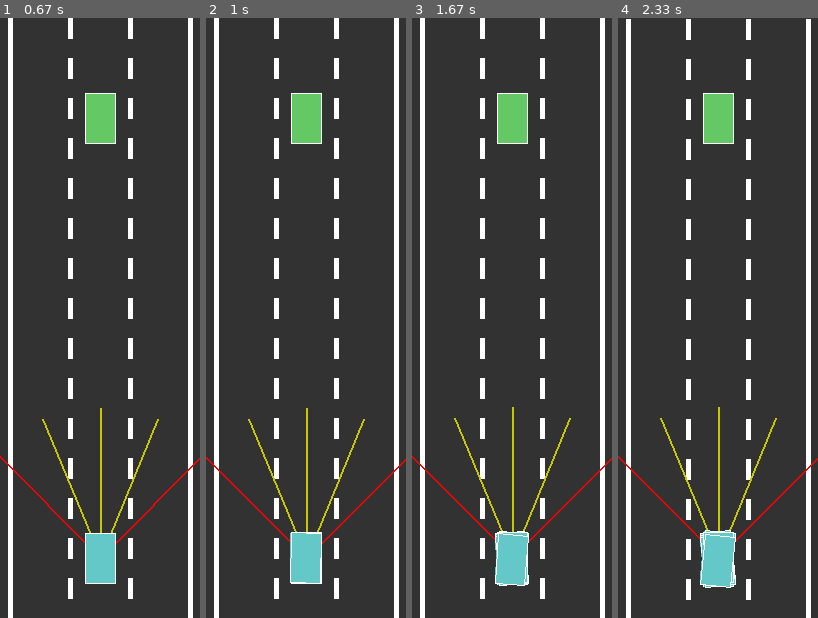
Above: before the commit, frames 1-4 (left to right).
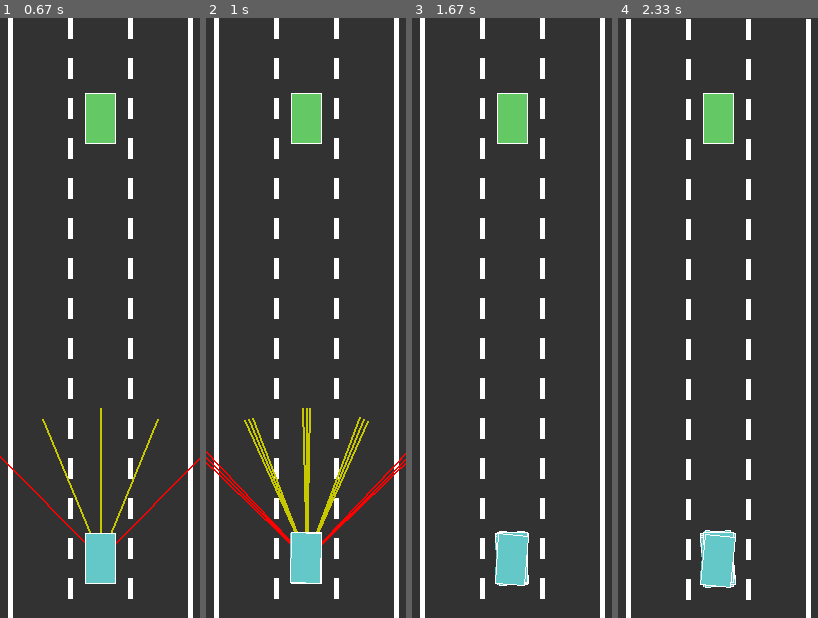
Above: after the commit, the same moments.

Repository: kc-raahi/self-driving-car-sim
Game: pygame game, started from car.py
Two runs of this game, one before a commit and one after it. Both use one fixed random seed, a clock stepped at 60 frames per second and the inputs below.
Inputs:
- Up to frame 1 (0.67 s): no input
- Up to frame 2 (1 s): no input
- Up to frame 3 (1.67 s): no input
- Up to frame 4 (2.33 s): no input

Frame 1 is identical in both runs. In frame 2, 1.6% of the frame differs, in the area x 0-100%, y 65-88%; in frame 3, 0.9%; in frame 4, 0.9%.

Commit message:
20230724 - refine controls

Diff:
--- a/car.py
+++ b/car.py
@@ -159,6 +159,18 @@
 
     return outputs
 
+
+def nn_mutate(nn, amt=float(1)):
+    for lv in nn.levels:
+        for i in range(len(lv.biases)):
+            lv.biases[i] = lerp(lv.biases[i], random.random() * 2 - 1, amt)
+
+        for i in range(len(lv.weights)):
+            for j in range(len(lv.weights[i])):
+                lv.weights[i][j] = lerp(lv.weights[i][j], random.random() * 2 - 1, amt)
+
+    return nn
+
 def get_primary_car(cars):
     y = cars[0].y
     primary_index = 0
@@ -182,10 +194,12 @@
     return primary_index
 
 
-def generate_cars(n, my_road, brain):
+def generate_cars(n, my_road, nn=None):
     cars = []
     for i in range(n):
         cars.append(Car(my_road.get_lane_center(int(my_road.lane_count / 2)), SCREEN_HEIGHT * 0.9))
+        if nn is not None and i != 0:
+            cars[i].brain = nn_mutate(nn, 0.1)
 
     return cars
 
@@ -468,7 +482,7 @@
     best_brain = None
     while run:
         best_pos = 10000
-        drivers = generate_cars(100, road, best_brain)
+        drivers = generate_cars(100, road, nn=best_brain)
         no_improvement_ct = 0
 
         start("run")
@@ -489,6 +503,7 @@
                 no_improvement_ct += 1
 
             for i in range(len(drivers)):
+                pci = get_primary_car_index(drivers)
                 d = drivers[i]
                 if i == pci:
                     d.primary = True
@@ -504,14 +519,14 @@
                 d.left = d.dirs[1]
                 d.right = d.dirs[2]
                 d.down = d.dirs[3]
-                # print(i, ":", d.x, ",", d.y, ",", d.angle)
 
             drivers[pci].primary = False
             start("update")
             pygame.display.update()
             stop("update")
             best_brain = drivers[pci].brain
-        print(best_brain.levels)
+        for lv in best_brain.levels:
+            print(lv.weights, lv.biases)
         stop("run")
 
 
